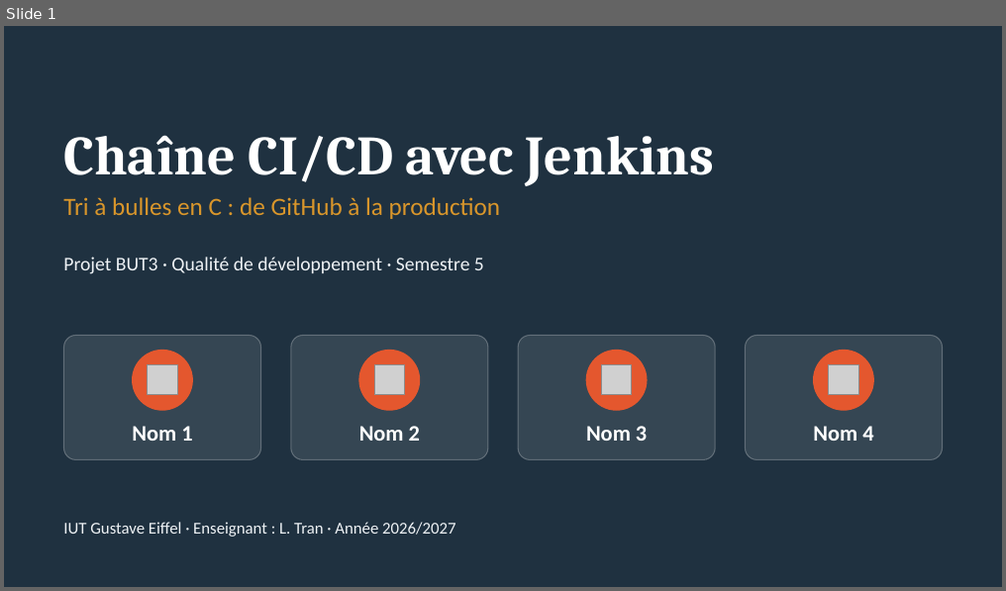
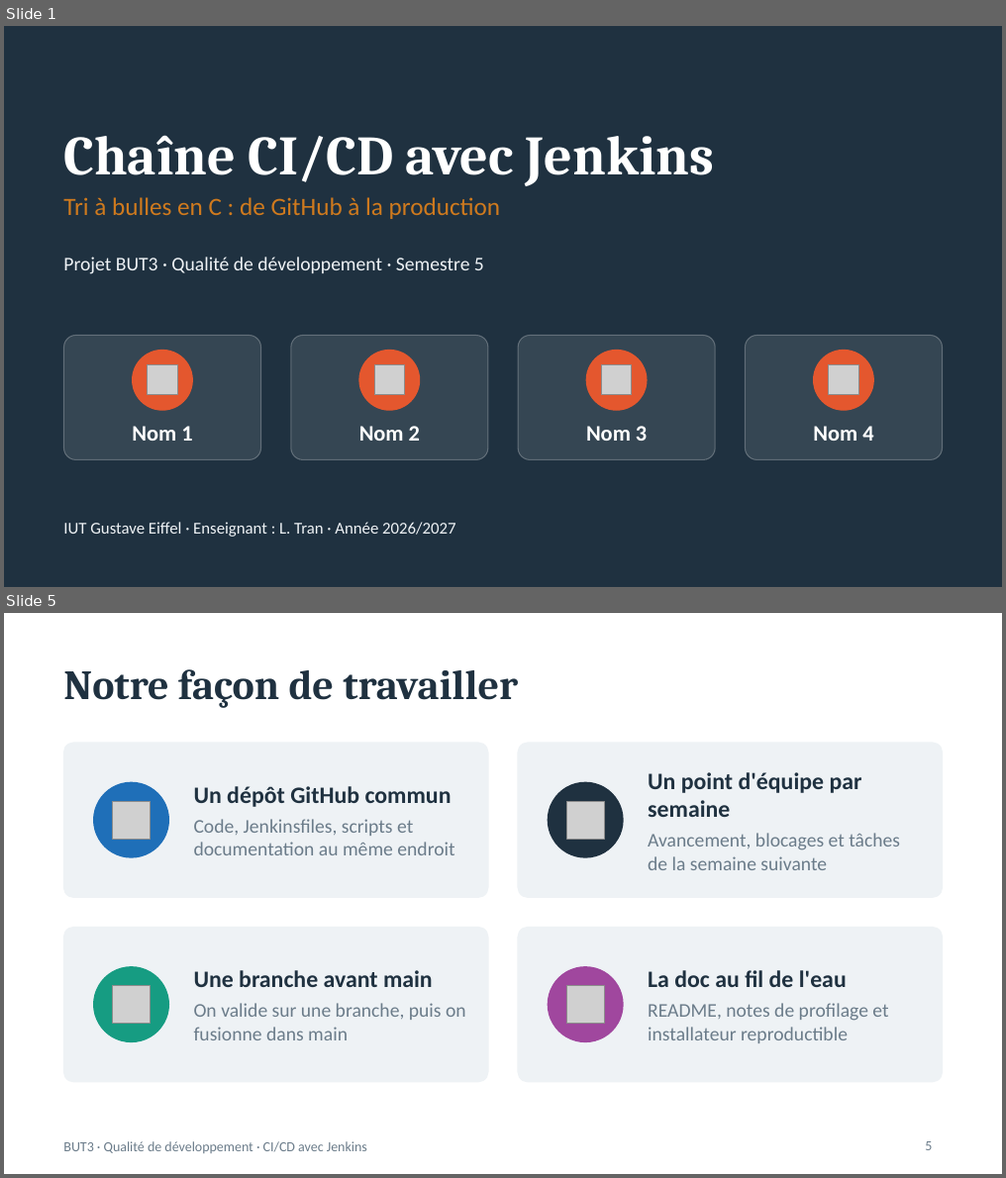
Before and after one commit to humariu506/test_jenkins, a slide deck: docs/Presentation_CICD_Jenkins.pptx. Shown one above the other, each under a label of ours: slide 1 before the commit, slides 1 and 5 after it; the slides between them are not shown. The pictures are 1006x591 and 1006x1178 pixels, drawn with LibreOffice and Linux fonts; fonts in the diff are those of the drawing; grey boxes stand for pictures. Boxes give left, top, right and bottom in pixels: in the first picture for what was removed or moved away, otherwise in the second. Text is boxed around its words. In the diff, an @@ line names an element or a change of style, - is before the commit and + after.

```diff
--- a/docs/Presentation_CICD_Jenkins.pptx
+++ b/docs/Presentation_CICD_Jenkins.pptx
@@ slide 5 added at (4,613,1002,1174), background #FFFFFF @@
@@ title added at (63,669,518,708), 30 pt, text #1F3140, bold @@
+Notre façon de travailler
@@ rounded rectangle added at (63,743,488,897), fill #EEF2F5, outline #EEF2F5 1 pt @@
@@ rounded rectangle added at (518,743,943,897), fill #EEF2F5, outline #EEF2F5 1 pt @@
@@ ellipse added at (94,782,168,858), fill #1F6FB8, outline #1F6FB8 1 pt @@
@@ text added at (194,786,454,856), 14 pt, text #6B7C8A @@
+Un dépôt GitHub commun
+Code, Jenkinsfiles, scripts et documentation au même endroit
@@ ellipse added at (548,782,623,858), fill #1F3140, outline #1F3140 1 pt @@
@@ text added at (648,772,900,870), 14 pt, text #6B7C8A @@
+Un point d'équipe par semaine
+Avancement, blocages et tâches de la semaine suivante
@@ picture added at (113,802,151,840) @@
@@ picture added at (567,802,605,840) @@
@@ rounded rectangle added at (63,928,488,1082), fill #EEF2F5, outline #EEF2F5 1 pt @@
@@ rounded rectangle added at (518,928,943,1082), fill #EEF2F5, outline #EEF2F5 1 pt @@
@@ ellipse added at (94,967,168,1042), fill #169C82, outline #169C82 1 pt @@
@@ ellipse added at (548,967,623,1042), fill #A0479E, outline #A0479E 1 pt @@
@@ picture added at (113,986,151,1024) @@
@@ text added at (194,970,466,1041), 14 pt, text #6B7C8A @@
+Une branche avant main
+On valide sur une branche, puis on fusionne dans main
@@ picture added at (567,986,605,1024) @@
@@ text added at (648,970,888,1044), 14 pt, text #6B7C8A @@
+La doc au fil de l'eau
+README, notes de profilage et installateur reproductible
@@ text added at (63,1142,367,1154), 10 pt, text #6B7C8A @@
+BUT3 · Qualité de développement · CI/CD avec Jenkins
@@ page number added at (925,1142,932,1151), 10 pt, text #6B7C8A @@
+5
@@ slide 1 changed as well @@
@@ text "Tri à bulles en C ..." at (63,197,500,219): text colour #D9962B to #CF7A1E @@
```
Also in this commit, not shown: 4 other slides changed, 12 other slides added.
